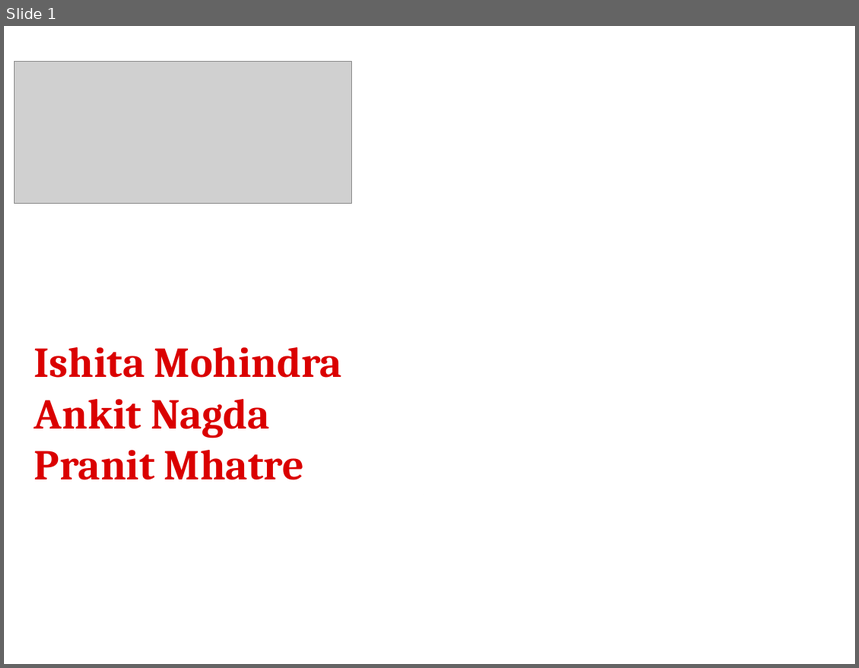
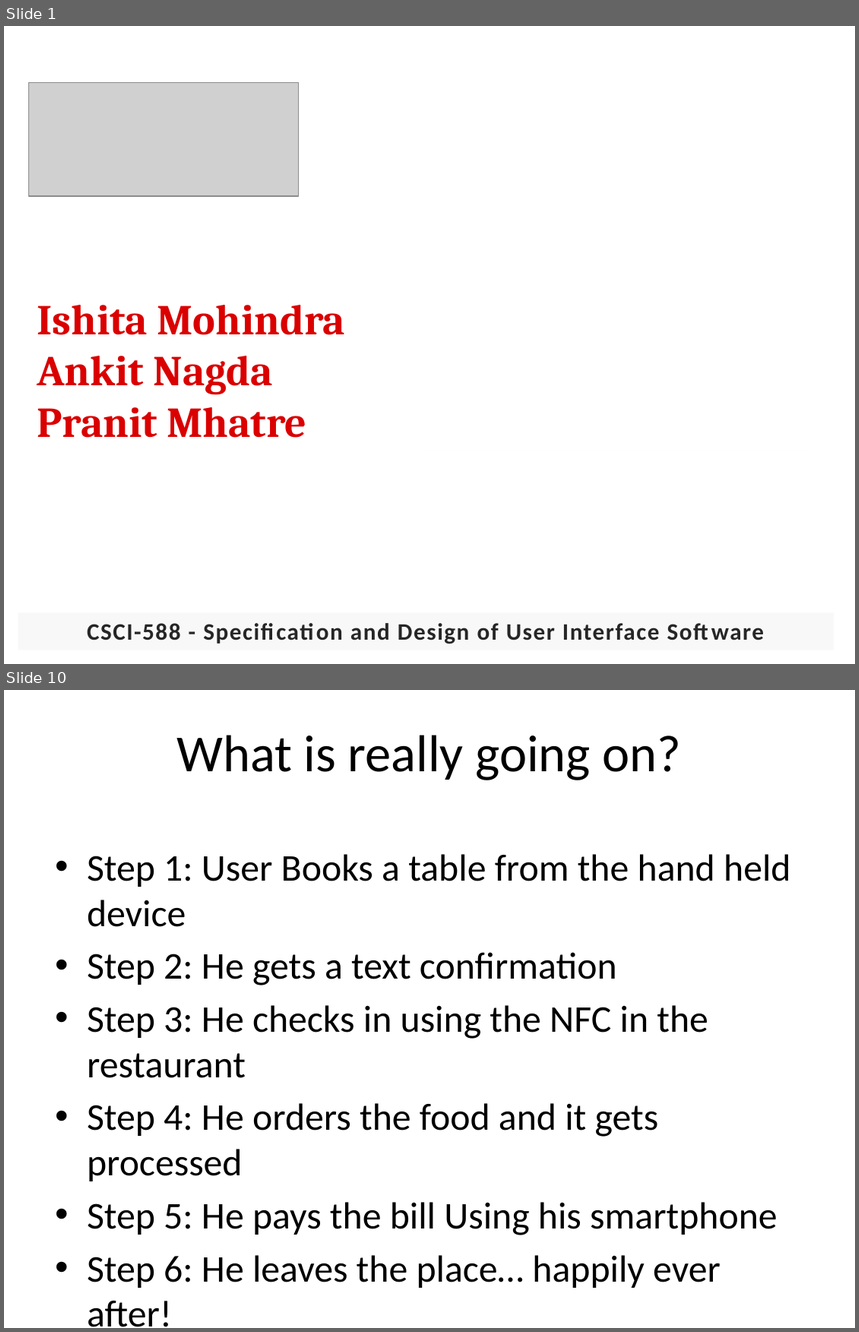
Before and after one commit to pranit22/BookMyTable, a slide deck: documents/588_6_demo ppt2.pptx. Shown one above the other, each under a label of ours: slide 1 before the commit, slides 1 and 10 after it; the slides between them are not shown. The pictures are 859x668 and 859x1332 pixels, drawn with LibreOffice and Linux fonts; fonts in the diff are those of the drawing; grey boxes stand for pictures; background and template pictures are left out. Boxes give left, top, right and bottom in pixels: in the first picture for what was removed or moved away, otherwise in the second. Text is boxed around its words. In the diff, an @@ line names an element or a change of style, - is before the commit and + after.

```diff
--- a/documents/588_6_demo ppt2.pptx
+++ b/documents/588_6_demo ppt2.pptx
@@ slide 10 added at bbox=[4, 690, 855, 1328], background picture (left out) @@
@@ title added at bbox=[177, 735, 682, 780], 44 pt, text #000000 @@
+What is really going on?
@@ text added at bbox=[87, 854, 791, 1328], 32 pt, text #000000 @@
+• Step 1: User Books a table from the hand held device
+• Step 2: He gets a text confirmation
+• Step 3: He checks in using the NFC in the restaurant
+• Step 4: He orders the food and it gets processed
+• Step 5: He pays the bill Using his smartphone
+• Step 6: He leaves the place… happily ever after!
@@ slide 1 changed as well @@
@@ picture: place and size @@
-picture at bbox=[14, 62, 351, 204]
+picture at bbox=[28, 82, 299, 196]
@@ text "Ishita Mohindra": place and size @@
-text "Ishita Mohindra" at bbox=[34, 347, 342, 480]
+text "Ishita Mohindra" at bbox=[37, 305, 344, 438]
@@ rectangle added at bbox=[18, 613, 834, 651], fill #F2F2F2 at 50% opacity, 20 pt, text #262626, bold @@
+CSCI-588 - Specification and Design of User Interface Software
```
Also in this commit, not shown: 14 other slides added.
